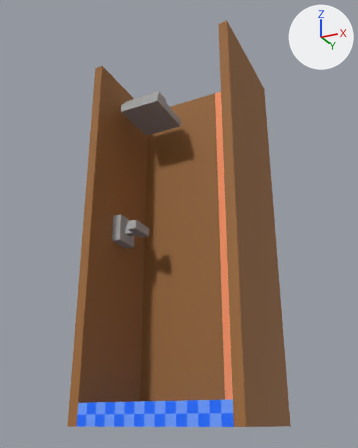
The FBX model GPS 2 Project/Assets/Art Assets/Bathroom/New/teenshower.fbx: old version first, new version second.
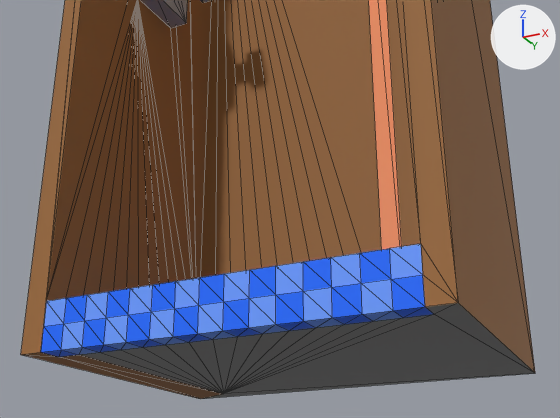
Each version is shown whole from a 50 mm lens placed at (2.17, -4.49, 0.02), pointed at (-0.08, 0.01, 2.05), then close up from a 50 mm lens placed at (1.33, -2.82, -0.6), pointed at (-0.3, 0.43, 0.87). The axes (+X, +Y, +Z) are drawn at upper right. The lights are the same throughout. The close-ups show mesh edges as thin lines. Vertices at the same position are counted once.

Script lines for the objects in view, before the commit:
```python
me_mesh = bpy.data.meshes.new('Mesh')
me_mesh.from_pydata(...)  # 308 vertices, 612 faces; spans x -0.9..0.8, y -0.6..0.7, z 0.0..4.0
me_mesh.materials.append(mat_palette)  # picture img_teen_shower_png
ob_teen_shower = bpy.data.objects.new('teen_shower', me_mesh)
ob_teen_shower.location = (0.0, 0.0, 0.0)
```
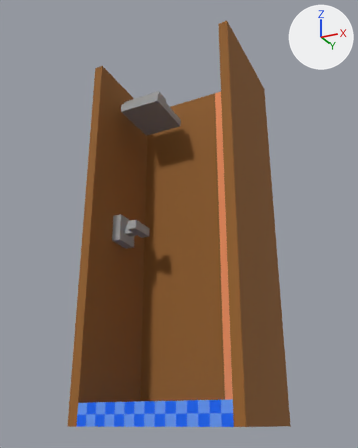
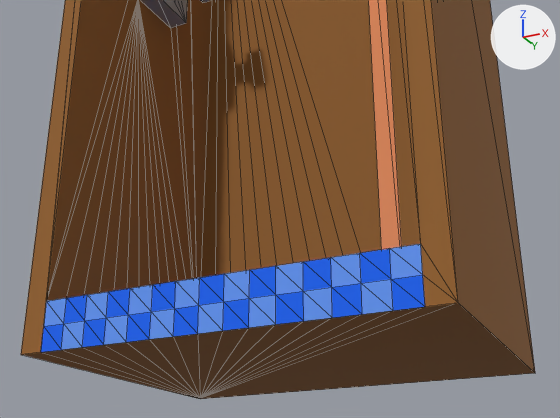
The newer file is also turned or shifted as a whole; pictures and numbers use the older file's frame.

The change, as JSON lines over the scene's bpy script:
```json
{"op": "add", "block": "mat_material__15", "code": ["mat_material__15 = principled_material('Material #15')", "mat_material__15.base_color = (0.0, 0.114, 0.867)  # blue #005fef", "mat_material__15.roughness = 0.859"]}
{"op": "add", "block": "mat_material__13", "code": ["mat_material__13 = principled_material('Material #13')", "mat_material__13.base_color = (0.867, 0.29, 0.114)  # orange #ef935f", "mat_material__13.roughness = 0.859"]}
{"op": "add", "block": "mat_material__14", "code": ["mat_material__14 = principled_material('Material #14')", "mat_material__14.base_color = (0.114, 0.29, 0.867)  # blue #5f93ef", "mat_material__14.roughness = 0.859"]}
{"op": "add", "block": "mat_material__2", "code": ["mat_material__2 = principled_material('Material #2')", "mat_material__2.base_color = (0.29, 0.114, 0.0196)  # brown #935f26", "mat_material__2.roughness = 0.859"]}
{"op": "add", "block": "mat_material__16", "code": ["mat_material__16 = principled_material('Material #16')", "mat_material__16.base_color = (0.357, 0.357, 0.357)  # grey #a1a1a1", "mat_material__16.roughness = 0.859"]}
{"block": "me_mesh", "where": "# used by ob_teen_shower; location = (0.0, 0.0, 0.0)"}
{"op": "remove", "block": "me_mesh", "code": "me_mesh.from_pydata(...)  # 308 vertices, 612 faces; spans x -0.9..0.8, y -0.6..0.7, z 0.0..4.0"}
{"op": "add", "block": "me_mesh", "code": "me_mesh.from_pydata(...)  # 291 vertices, 578 faces; spans x -0.9..0.8, y -0.6..0.7, z 0.0..4.0"}
{"block": "me_mesh", "change": "me_mesh part 1"}
{"block": "me_mesh", "change": "17 vertices are removed from x -0.8..0.7, y -0.5..0.6, z 0.0"}
{"block": "me_mesh", "change": "52 faces are deleted"}
{"block": "me_mesh", "change": "18 new faces join them, mat_material__2 (brown #935f26)"}
{"block": "me_mesh", "change": "me_mesh part 2: 80 faces spanning x -0.9..0.8, y -0.6..0.7, z 0.0..4.0 switch from mat_palette (picture img_teen_shower_png) to mat_material__2 (brown #935f26)"}
{"block": "me_mesh", "change": "me_mesh part 3: 8 faces spanning x 0.2..0.5, y 0.5..0.6, z 0.2..4.0 switch from mat_palette (picture img_teen_shower_png) to mat_material__13 (orange #ef935f)"}
{"block": "me_mesh", "change": "me_mesh part 4: 196 faces spanning x -0.8..0.7, y -0.6..0.5, z 0.0..0.2 switch from mat_palette (picture img_teen_shower_png) to mat_material__14 (blue #5f93ef)"}
{"block": "me_mesh", "change": "me_mesh part 5: 194 faces spanning x -0.8..0.7, y -0.6..0.5, z 0.0..0.2 switch from mat_palette (picture img_teen_shower_png) to mat_material__15 (blue #005fef)"}
{"op": "add", "block": "me_mesh", "code": "me_mesh.materials.append(mat_material__16)  # grey #a1a1a1"}
```

Changed parts and their boxes (x1, y1, x2, y2) in the close-ups (560 x 418 px):
```json
{"part": 1, "of": "me_mesh", "change": "cut back", "before": [22, 303, 535, 399], "after": [22, 303, 535, 399]}
{"part": 2, "of": "me_mesh", "change": "recoloured", "before": [21, 0, 535, 372], "after": [21, 0, 535, 372]}
{"part": 3, "of": "me_mesh", "change": "recoloured", "before": [369, 0, 402, 250], "after": [369, 0, 402, 250]}
{"part": 4, "of": "me_mesh", "change": "recoloured", "before": [44, 244, 423, 350], "after": [44, 244, 423, 350]}
{"part": 5, "of": "me_mesh", "change": "recoloured", "before": [41, 248, 425, 352], "after": [41, 248, 425, 352]}
```
